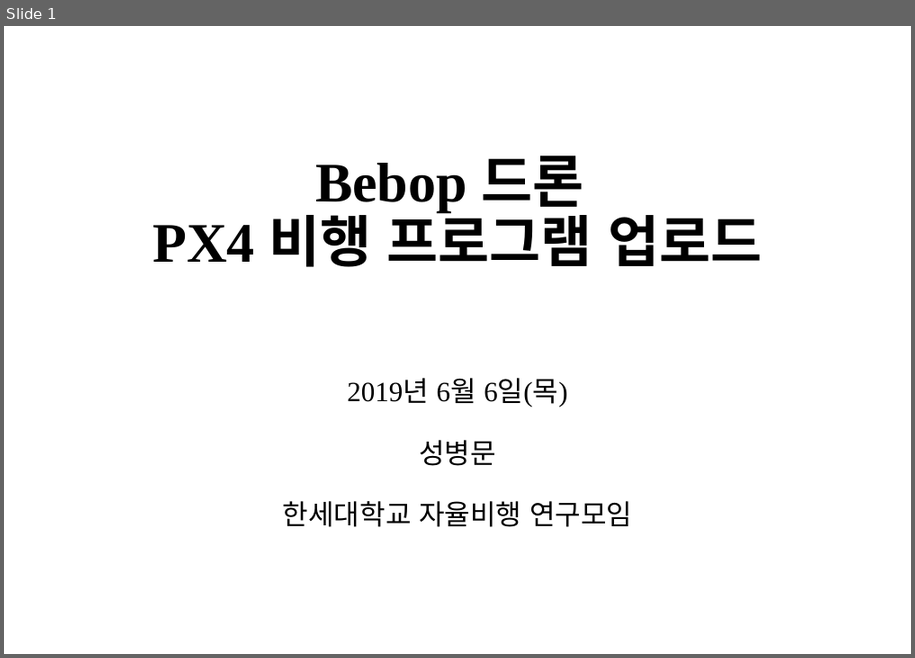
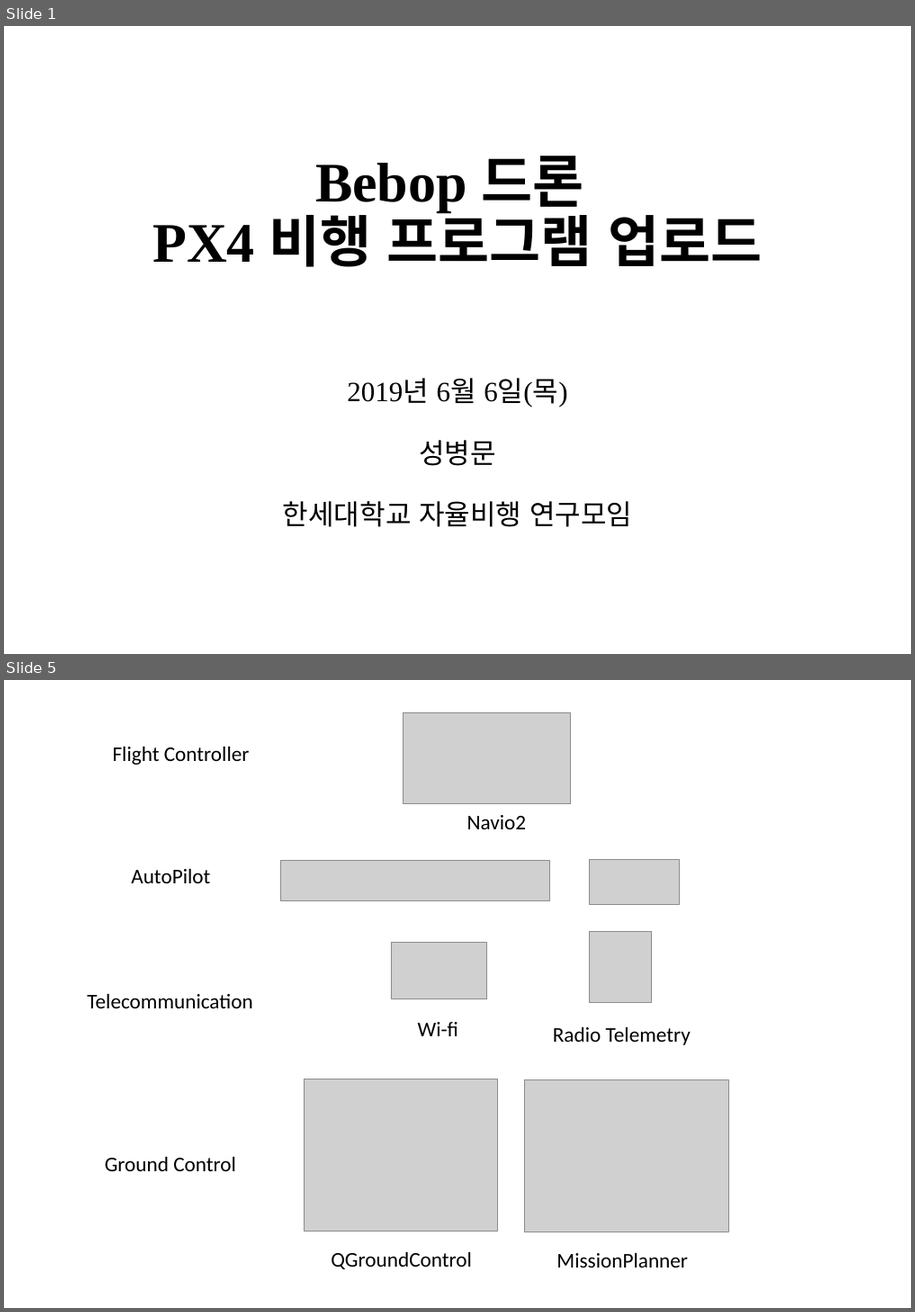
Before and after one commit to sunabove/autopilot_doc, a slide deck: 104 자율비행 스터디/910606 Bebop 드론 PX4 비행 프로그램 업로드.pptx. Shown one above the other, each under a label of ours: slide 1 before the commit, slides 1 and 5 after it; the slides between them are not shown. The pictures are 915x658 and 915x1312 pixels, drawn with LibreOffice and Linux fonts; fonts in the diff are those of the drawing; grey boxes stand for pictures. Boxes give left, top, right and bottom in pixels: in the first picture for what was removed or moved away, otherwise in the second. Text is boxed around its words. In the diff, an @@ line names an element or a change of style, - is before the commit and + after.

```diff
--- a/104 자율비행 스터디/910606 Bebop 드론 PX4 비행 프로그램 업로드.pptx
+++ b/104 자율비행 스터디/910606 Bebop 드론 PX4 비행 프로그램 업로드.pptx
@@ slide 5 added at bbox=[4, 680, 911, 1308], background #FFFFFF @@
@@ picture added at bbox=[403, 712, 570, 804] @@
@@ text added at bbox=[113, 747, 250, 765], 18 pt, text #000000 @@
+Flight Controller
@@ text added at bbox=[468, 815, 527, 829], 18 pt, text #000000 @@
+Navio2
@@ picture added at bbox=[281, 861, 550, 901] @@
@@ picture added at bbox=[590, 860, 679, 904] @@
@@ text added at bbox=[131, 869, 210, 883], 18 pt, text #000000 @@
+AutoPilot
@@ picture added at bbox=[391, 942, 486, 1000] @@
@@ picture added at bbox=[590, 931, 651, 1003] @@
@@ text added at bbox=[87, 994, 252, 1008], 18 pt, text #000000 @@
+Telecommunication
@@ text added at bbox=[418, 1022, 458, 1036], 18 pt, text #000000 @@
+Wi-fi
@@ text added at bbox=[553, 1027, 691, 1045], 18 pt, text #000000 @@
+Radio Telemetry
@@ picture added at bbox=[305, 1080, 497, 1232] @@
@@ picture added at bbox=[525, 1080, 728, 1233] @@
@@ text added at bbox=[105, 1157, 236, 1171], 18 pt, text #000000 @@
+Ground Control
@@ text added at bbox=[331, 1252, 472, 1270], 18 pt, text #000000 @@
+QGroundControl
@@ text added at bbox=[557, 1253, 688, 1268], 18 pt, text #000000 @@
+MissionPlanner
```
Also in this commit, not shown: 19 slides changed, 10 other files.
